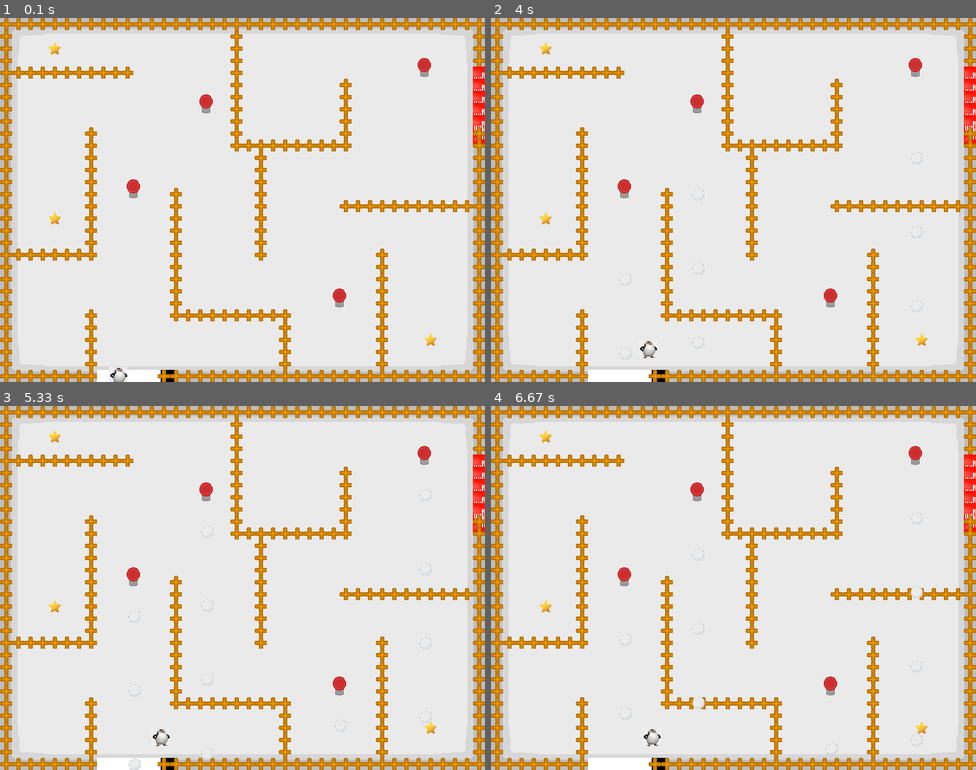
Above: before the commit, frames 1-4 (two rows, left to right).
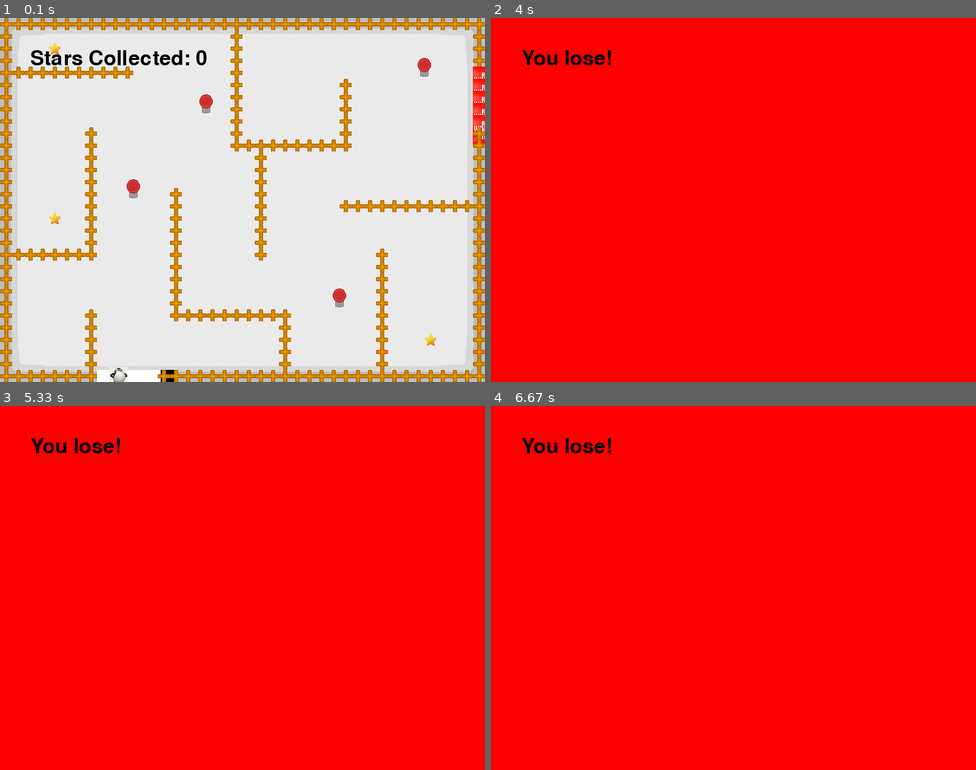
Above: after the commit, the same moments.

Repository: reillyn51/pygame-penguinsW1
Game: pygame game, started from main.py
The game is run twice, just before and just after one commit, with the same random seed, the same clock (stepped at 60 frames per second) and the same inputs.
Inputs:
- Up to frame 1 (0.1 s): no input
- Up to frame 2 (4 s): hold Right 0.33-0.8 s; hold Up 0.83-1.13 s; hold Right 1.17-1.63 s; hold Left 1.67-2.2 s; hold Down 2.23-2.53 s; hold Left 2.57-2.97 s; hold Up 3-3.37 s; hold Right from 3.4 s (still down)
- Up to frame 3 (5.33 s): release Right at 4.03 s
- Up to frame 4 (6.67 s): no input

The runs differ from the first frame. In frame 1, 0.7% of the frame differs, in the area x 6-43%, y 8-13%; in frame 2, 100%, in the area x 0-100%, y 0-100%; in frame 3, 100%; in frame 4, 100%.

Commit message:
included text and moving to new levels

Diff:
--- a/main.py
+++ b/main.py
@@ -4,18 +4,13 @@
 
 import pygame, sys, os
 from pygame.locals import *
+import time
 
 clock = pygame.time.Clock()
 pygame.init()
-screen = pygame.display.set_mode(
-    (800, 600)
-)  #All maps are made for this screen resolution, if you want a different size screen, you need to edit the map file or make your own.
+screen = pygame.display.set_mode((800, 600))
 pygame.display.set_caption('Final Project Scaffold')
 
-# List of assets
-# Player (good to go)
-# Fence/wall ()
-# turrets (rectangle for now and add images later)
 tile_size = (20, 20)
 
 BACKGROUND = pygame.image.load('background.png').convert_alpha()
@@ -74,9 +69,6 @@
     return game_map
 
 
-# collision detection function (stars,exit,snowball,turret,fence)
-
-
 def collision_test(rect, tiles):
     '''
     Function to test if one rect collides with another.
@@ -89,15 +81,12 @@
     hit_list: a list of tiles an object collides with
 
     '''
-    # tiles = [tile, tile, tile]
+
     hit_list = []
     for tile in tiles:
         if rect.colliderect(tile):
             hit_list.append(tile)
     return hit_list
-    # star_rect = [star, star, star]
-    # for s in star_rect:
-    #     screen.blit(star, (star_rect.x, star_rect.y))
 
 
 # movement function (up, down, left, right)
@@ -143,39 +132,10 @@
     return rect, collision_types
 
 
-# write our function declaration
-'''def finishline(rect, tiles):
-    hit_list = collision_test(rect, tiles)
-    if hit_list != []:
-      BLACK = (0,0,0)
-font = pygame.font.SysFont(None, 50)
-imgage = font.render('Level Completed', True, BLACK)
-screen.blit(imgage, (50, 50))'''
-
-# want to move to the next level or exit the window
-
-# star collision
-# def star_collision(rect, stars):
-#     star_x_coordinates = []
-#     star_y_coordinates = []
-#     hit_list = collision_test(rect, stars)
-#     for star in hit_list:
-#         star_x_coordinates += star.x
-#         star_y_coordinates += star.y
-
-#     return star_x_coordinates
-#     return star_y_coordinates
-
 star_collision = []
-
-# def snowball_move(snowballs, tiles):
-
-# def snowball_hit():
-#     print(" Hit By Snowball")
-
 #Loads map file
-game_map = load_map(
-    'Maps/map1')  #Opens the map as listed in maps.txt in the Maps folder.
+game_map = [load_map('Maps/map1')
+            ]  #Opens the map as listed in maps.txt in the Maps folder.
 
 PLAYER_right = False
 PLAYER_left = False
@@ -188,35 +148,31 @@
 snowball_rect_list = []
 collided_stars = []
 hit_by_snowball_counter = 0
+global level
+level = 0
 while True:
-    tile_rects = []  # that goes into move then into collision test
-    star_rects = [
-    ]  # star_rects also goes into collision test, update what happens if we run into one of these rects instead of move
-    finish_line_rects = []  #
+    tile_rects = []
+    star_rects = []
+    finish_line_rects = []
     popped_snowballs = []
     turret_number = 0
 
     screen.blit(BACKGROUND, (0, 0))
     y = 0
-    for row in game_map:
+    for row in game_map[level]:
         x = 0
         for tile in row:
             if tile == '1':
                 screen.blit(fence, (x * tile_size[0], y * tile_size[1]))
-                #list_adding_to.append(what_were_adding)
+
                 tile_rects.append(
                     pygame.Rect(x * tile_size[0], y * tile_size[1],
                                 tile_size[0], tile_size[1]))
             elif tile == '2':
-                # screen.blit(star, (x * tile_size[0], y * tile_size[1]))
-                # if a star has been collided with, then we dont want to add it to star_rects
+
                 rect = pygame.Rect(x * tile_size[0], y * tile_size[1],
                                    tile_size[0], tile_size[1])
-                # if statement
-                # if star_rect is in star_hit_list:
-                # rect: thats the rectangle we want to check if its in collided_stars
-                # collided_stars: list of all the rectangles of the stars weve collided with
-                # star_rects: original list of all star rects from the game map
+
                 if rect not in collided_stars:
                     star_rects.append(rect)
 
@@ -240,11 +196,7 @@
             elif tile == '5':
                 screen.blit(start, (x * tile_size[0], y * tile_size[1],
                                     tile_size[0], tile_size[1]))
-                # tile_rects.append(
-                #     pygame.Rect(x * tile_size[0], y * tile_size[1],
-                #                 turret_rect[2], turret_rect[3]))
-
-                #Just an example, add as many images as you need.
+
                 pass
             x += 1
         y += 1
@@ -255,32 +207,16 @@
 
     star_hit_list = collision_test(PLAYER_rect, star_rects)
     if star_hit_list == []:
-        # star_rects = [s,s,s]
+
         for s in star_rects:
-            # if rect.colliderect.
+
             screen.blit(star, (s.x, s.y))
-    # star_hit_list = [s]   [s,s]
+
     elif star_hit_list != []:
-        # [1,2,3]
-        # for num in list:
-        #     print(num)
+
         for collided_star in star_hit_list:
-            # star_hit_list = [star_hit, star_hit]
+
             collided_stars.append(collided_star)
-
-            # # checking if the list is equal to an integer: len([stars, stars]) == 1:
-        if len(collided_stars) == 0:
-            num_stars_collected = 3
-            print(0)
-        elif len(collided_stars) == 1:
-            num_stars_collected = 2
-            print(1)
-        elif len(collided_stars) == 2:
-            num_stars_collected = 1
-            print(2)
-        elif len(collided_stars) == 3:
-            num_stars_collected = 0
-            print(3)
 
     PLAYER_movement = [0, 0]
     if PLAYER_right:
@@ -291,9 +227,7 @@
         PLAYER_movement[1] -= 2
     if PLAYER_down:
         PLAYER_movement[1] += 2
-    # need to define player right, left, up, and down
-
-    # calling movement function
+
     PLAYER_rect, PLAYER_collisions = move(PLAYER_rect, PLAYER_movement,
                                           tile_rects)
 
@@ -312,12 +246,9 @@
         snowball_frequency_counter += 1
         snowball_movement += 2
 
-    # moves snowball
-    # len(list)
-
     for x in range(0, len(snowball_rects)):
         snowball_rects[x].y += 2
-        # check if snowballs in the list are in the window, and if not, remove them from the list
+
         if snowball_rects[x].y > 600:
             if x in popped_snowballs == False:
                 popped_snowballs.append(x)
@@ -326,15 +257,46 @@
                 if x in popped_snowballs == False:
                     popped_snowballs.append(x)
         screen.blit(snowball, (snowball_rects[x].x, snowball_rects[x].y))
-        # if (PLAYER_rect.colliderect(snowball_rects[x])):
-        #     # snowball_hit()
-        #     hit_by_snowball_counter += 1
-
+        if PLAYER_rect.colliderect(snowball_rects[x]):
+            # run = False
+            BLACK = (0, 0, 0)
+            font = pygame.font.SysFont(None, 50)
+            imgage = font.render('You lose!', True, BLACK)
+            screen.fill((255, 0, 0))
+            screen.blit(imgage, (50, 50))
+            time.sleep(4)
+            run = False
     for snowball in popped_snowballs:
         snowball_rects.pop(snowball)
 
     screen.blit(PLAYER, (PLAYER_rect.x, PLAYER_rect.y))
-
+    BLACK = (0, 0, 0)
+    font_stars = pygame.font.SysFont(None, 50)
+    image_num_stars = font_stars.render(
+        f'Stars Collected: {len(collided_stars)}', True, BLACK)
+    screen.blit(image_num_stars, (50, 50))
+
+    hit_list_finish_line = collision_test(PLAYER_rect, finish_line_rects)
+    if hit_list_finish_line != []:
+        if level == 0:
+            level += 1
+            snowball_rect_list = []
+            collided_stars = []
+            PLAYER_rect = pygame.Rect(180, 575, 30, 30)
+
+        # replicate this condition in case the rectangle needs to be changed
+        # if level == 1:
+        #     level += 1
+        #     snowball_rect_list = []
+        #     PLAYER_rect = pygame.Rect(180, 575, 30, 30)
+
+        else:
+            font = pygame.font.SysFont(None, 50)
+            BLACK = (0, 0, 0)
+            imgage = font.render('Congrats! You beat the game!', True, BLACK)
+            screen.fill((0, 255, 0))
+            screen.blit(imgage, (50, 50))
+            # run = False
     #Defines which keys move the characters
     for event in pygame.event.get():
         if event.type == QUIT:
@@ -361,14 +323,6 @@
                 PLAYER_up = False
             if event.key == K_DOWN:
                 PLAYER_down = False
-        # snowballs firing from player event
-    # if event.type == pygame.MOUSEBUTTONDOWN and event.button == LEFT:
-    # end position is where the mouse is
-    #  end_position = pygame.mouse.get_pos()
-    # start_position is where the player is
-    #   start_position = snowball_rect
-    # want snowball to shoot from player position to mouse position
-    #  snowball_rect = move(pygame.mouse.get_pos())
 
         if event.type == QUIT:
             pygame.quit()
